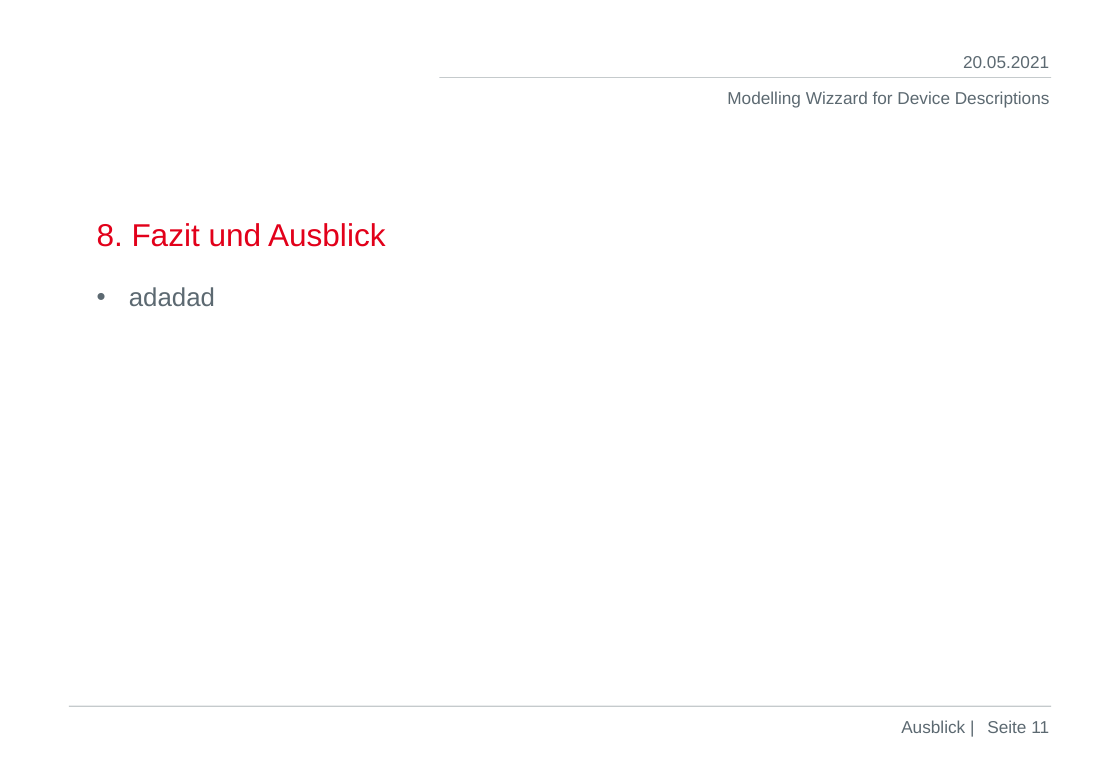
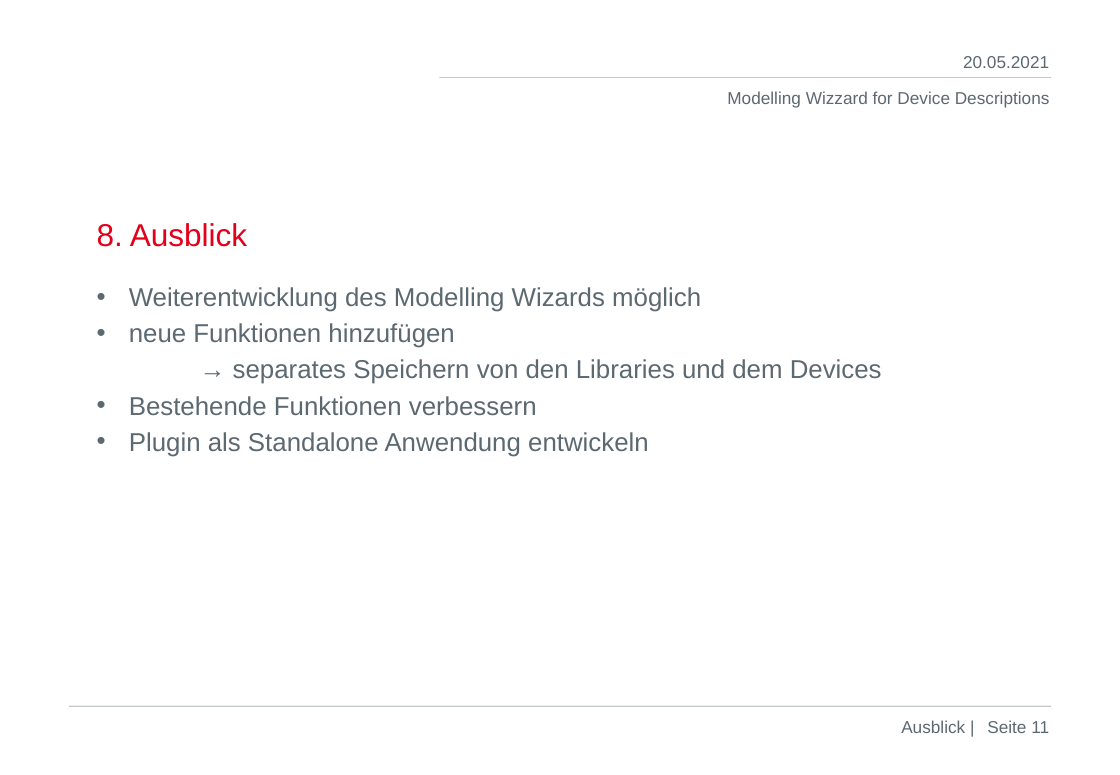
Before and after one commit to DekaAthlos/TINF19C-ModellingWizard, a slide deck: slide 11 of Projektleiter/Prasentation_4.Semester.pptx. Drawn at 1120x775 pixels with LibreOffice and Linux fonts; fonts in the diff are those of the drawing; background and template pictures are left out. Boxes give left, top, right and bottom in pixels: in the first picture for what was removed or moved away, otherwise in the second. Text is boxed around its words. In the diff, an @@ line names an element or a change of style, - is before the commit and + after.

Commit message:
Add final Presentation

```diff
--- a/Projektleiter/Prasentation_4.Semester.pptx
+++ b/Projektleiter/Prasentation_4.Semester.pptx
@@ title at (97, 223, 247, 247): text changed @@
-8. Fazit und Ausblick
+8. Ausblick
@@ text at (129, 287, 882, 457): text changed @@
-• adadad
+• Weiterentwicklung des Modelling Wizards möglich
+• neue Funktionen hinzufügen
+→ separates Speichern von den Libraries und dem Devices
+• Bestehende Funktionen verbessern
+• Plugin als Standalone Anwendung entwickeln
```
Also in this commit, not shown: 2 other slides changed.
